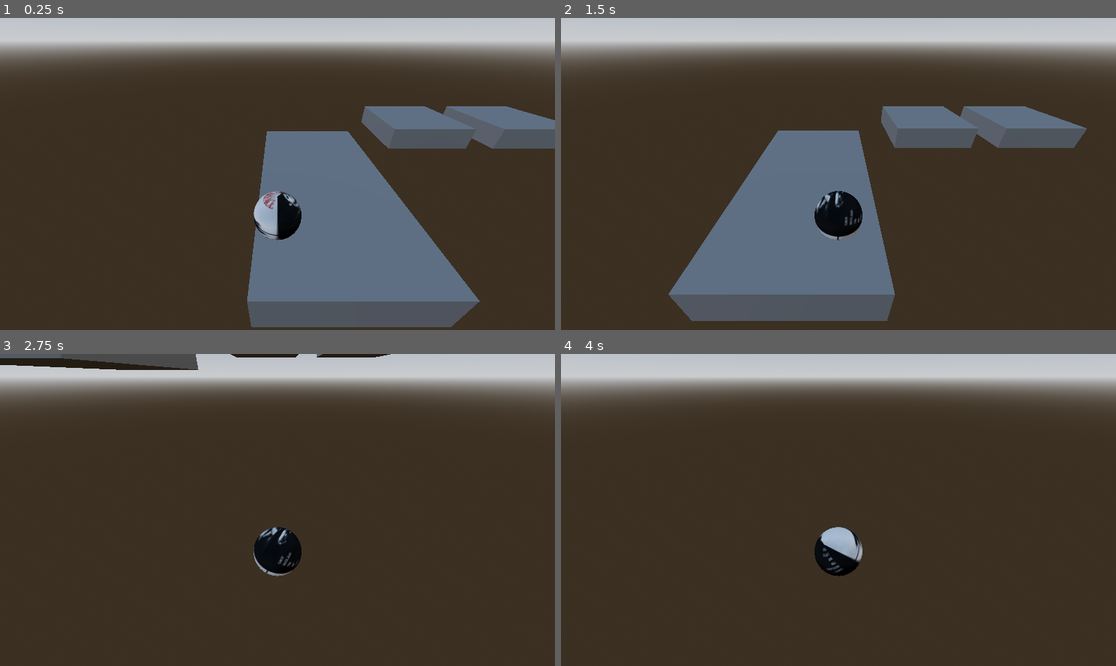
Above: before the commit, frames 1-4 (two rows, left to right).
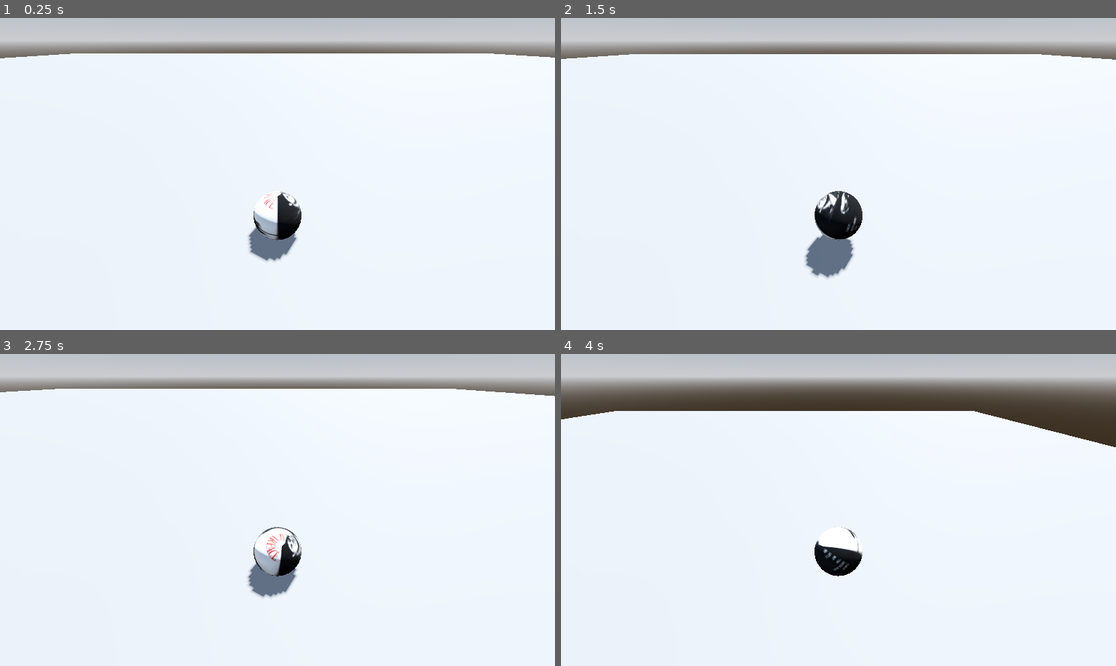
Above: after the commit, the same moments.

Repository: victoryy12/Sphervivor
Game: Godot game, scene res://game.tscn
The game is run twice, just before and just after one commit, with the same random seed, the same clock (stepped at 60 frames per second) and the same inputs.
Inputs:
- Up to frame 1 (0.25 s): no input
- Up to frame 2 (1.5 s): tap Enter at 0.5 s; hold D (right) 0.53-1.28 s; hold Shift (slam, bound only after the commit) 0.53-1.28 s; tap Space (jump) at 0.77, 0.8, 1.07, 1.35 s; hold S (down) from 1.28 s (still down)
- Up to frame 3 (2.75 s): tap Space (jump) at 1.52, 1.82, 2.3 s; tap Shift (slam, bound only after the commit) at 1.55 s; release S (down) at 2.03 s; hold D (right) from 2.03 s (still down); hold Shift (slam, bound only after the commit) from 2.03 s (still down)
- Up to frame 4 (4 s): release D (right) at 2.78 s; release Shift (slam, bound only after the commit) at 2.78 s; hold W (up) 2.78-3.53 s; tap Shift (slam, bound only after the commit) at 2.85 s; tap Space (jump) at 3.02, 3.32 s; hold A (left) from 3.53 s (still down); hold Space (jump) from 3.53 s (still down)

The runs differ from the first frame. In frame 1, 88% of the frame differs, in the area x 0-100%, y 11-100%; in frame 2, 87%; in frame 3, 90%, in the area x 0-100%, y 0-100%; in frame 4, 80%.

Commit message:
added jump and slim

Diff:
--- a/game.tscn
+++ b/game.tscn
@@ -22,23 +22,12 @@
 
 [node name="DirectionalLight3D" type="DirectionalLight3D" parent="." unique_id=1759431117]
 transform = Transform3D(-0.8660254, -0.43301278, 0.25, 0, 0.49999997, 0.86602545, -0.50000006, 0.75, -0.43301266, 0, 0, 0)
-visible = false
 shadow_enabled = true
 
 [node name="Player" parent="." unique_id=1314071749 instance=ExtResource("1_a202f")]
 transform = Transform3D(1, 0, 0, 0, 1, 0, 0, 0, 1, -1.4755639, 1.1448352, 2.2557273)
 
 [node name="Placeholder block" type="CSGBox3D" parent="." unique_id=1907578582]
-transform = Transform3D(4.4615536, 0, 0, 0, 1, 0, 0, 0, 7.4299498, -0.074645996, 0, 0)
+transform = Transform3D(158.97772, 0, 0, 0, 0.9965381, 0, 0, 0, 144.99484, -0.074645996, 0, 0)
 use_collision = true
 size = Vector3(0.850708, 1, 1)
-
-[node name="Placeholder block2" type="CSGBox3D" parent="." unique_id=1784506156]
-transform = Transform3D(3.9155333, 0, 0, 0, 0.8776166, 0, 0, 0, 6.520647, 9.4948, 0.5746527, -4.3190746)
-use_collision = true
-size = Vector3(0.850708, 1, 0.52783203)
-
-[node name="Placeholder block3" type="CSGBox3D" parent="." unique_id=1636056106]
-transform = Transform3D(3.9155333, 0, 0, 0, 0.8776166, 0, 0, 0, 6.520647, 4.996687, 0.5746527, -4.3190746)
-use_collision = true
-size = Vector3(0.850708, 1, 0.52783203)
--- a/player.tscn
+++ b/player.tscn
@@ -11,6 +11,7 @@
 [sub_resource type="SphereShape3D" id="SphereShape3D_hqtel"]
 
 [node name="Player" type="RigidBody3D" unique_id=1714944700]
+mass = 100.0
 script = ExtResource("1_onrkg")
 
 [node name="MeshInstance3D" type="MeshInstance3D" parent="." unique_id=1285117708]
--- a/project.godot
+++ b/project.godot
@@ -41,10 +41,15 @@
 "events": [Object(InputEventKey,"resource_local_to_scene":false,"resource_name":"","device":-1,"window_id":0,"alt_press …(191 unchanged characters)…
 ]
 }
+slam={
+"deadzone": 0.2,
+"events": [Object(InputEventKey,"resource_local_to_scene":false,"resource_name":"","device":-1,"window_id":0,"alt_pressed":false,"shift_pressed":false,"ctrl_pressed":false,"meta_pressed":false,"pressed":false,"keycode":0,"physical_keycode":4194325,"key_label":0,"unicode":0,"location":0,"echo":false,"script":null)
+]
+}
 
 [physics]
 
-3d/physics_engine="Jolt Physics"
+3d/physics_engine="GodotPhysics3D"
 
 [rendering]
 
--- a/scripts/player.gd
+++ b/scripts/player.gd
@@ -1,6 +1,7 @@
 extends RigidBody3D
 
 @export var rolling_force = 40
+@export var jump_force = 100
 
 func _ready() -> void:
 	$CameraRig.top_level = true
@@ -16,3 +17,8 @@
 		angular_velocity.z += rolling_force * delta
 	elif Input.is_action_pressed("right"):
 		angular_velocity.z -= rolling_force * delta
+
+	if Input.is_action_pressed("jump"):
+		apply_central_impulse(Vector3.UP * jump_force)
+	if Input.is_action_pressed("slam"):
+		apply_central_force(Vector3.DOWN * 10000)
